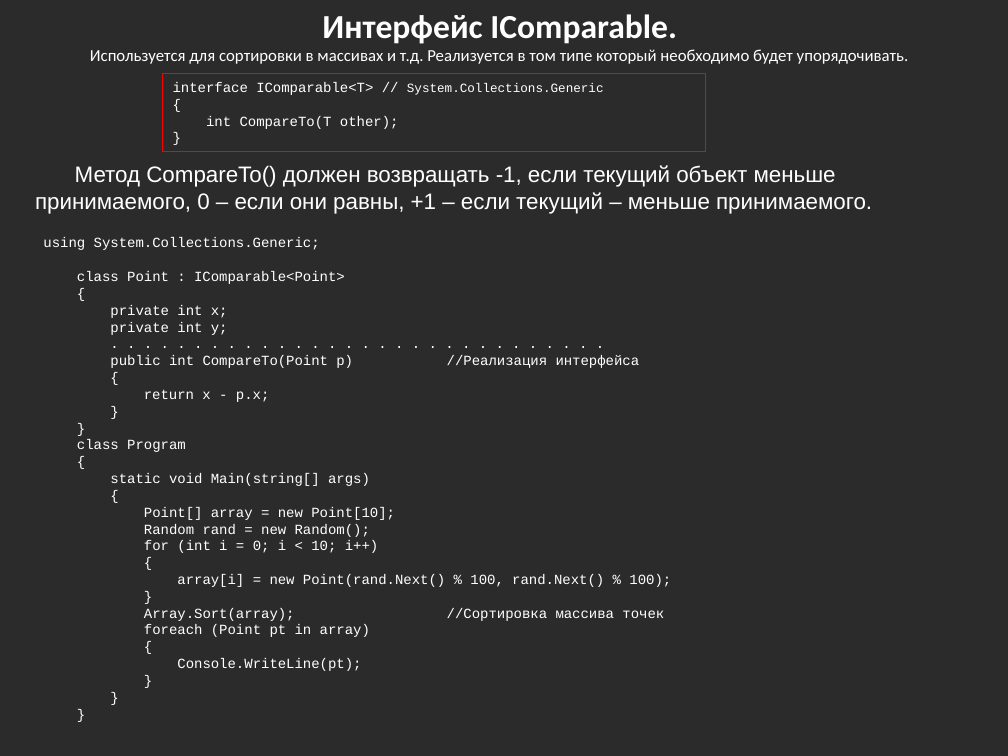
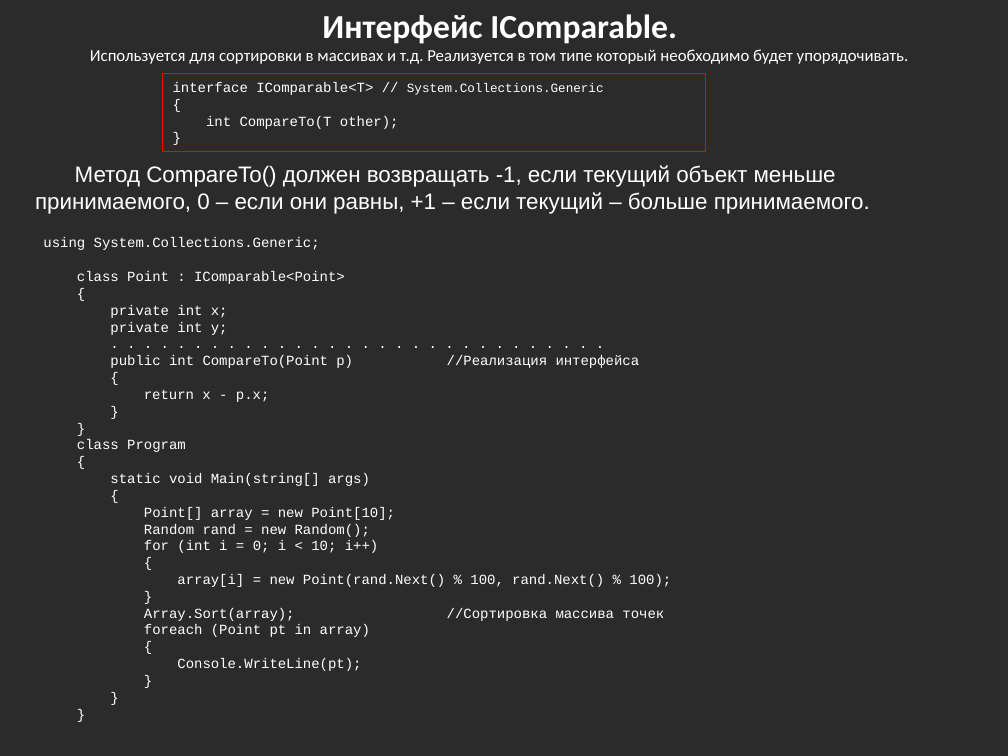
Before and after one commit to bazile/Training, a slide deck: slide 18 of Presentation/lesson-02-oop.pptx. Drawn at 1008x756 pixels with LibreOffice and Linux fonts; fonts in the diff are those of the drawing; background and template pictures are left out; a plain dark background stands for a picture behind light text. Boxes give left, top, right and bottom in pixels: in the first picture for what was removed or moved away, otherwise in the second. Text is boxed around its words. In the diff, an @@ line names an element or a change of style, - is before the commit and + after.

```diff
--- a/Presentation/lesson-02-oop.pptx
+++ b/Presentation/lesson-02-oop.pptx
@@ text at bbox=[35, 165, 870, 214]: text changed @@
-Метод CompareTo() должен возвращать -1, если текущий объект меньше принимаемого, 0 – если они равны, +1 – если текущий – меньше принимаемого.
+Метод CompareTo() должен возвращать -1, если текущий объект меньше принимаемого, 0 – если они равны, +1 – если текущий – больше принимаемого.
```
Also in this commit, not shown: 2 other slides changed, 1 slide added, 21 other files.
